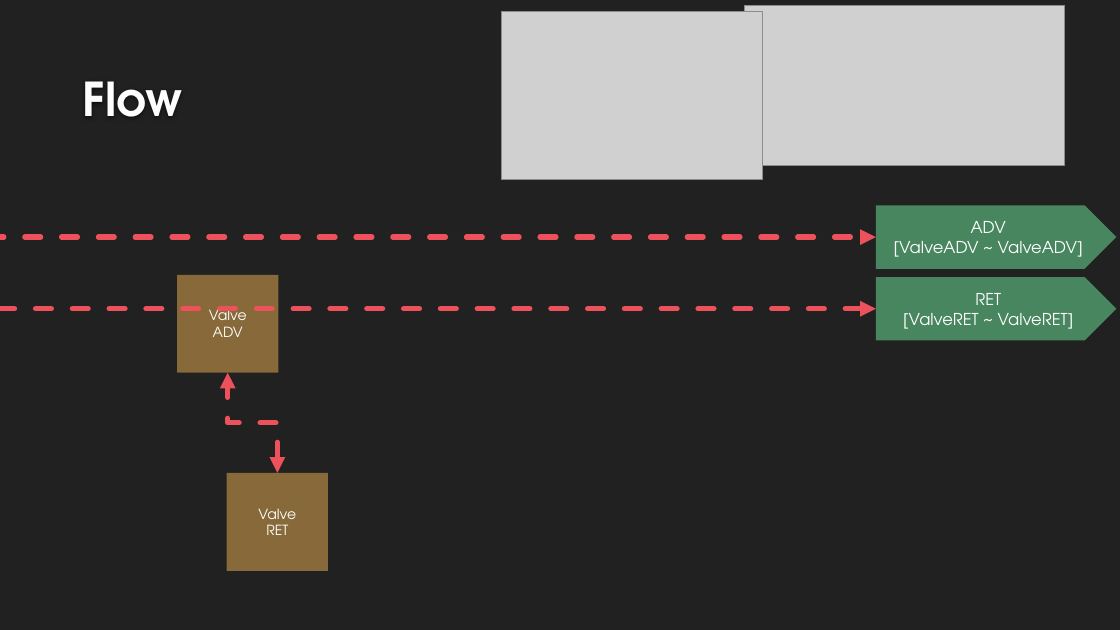
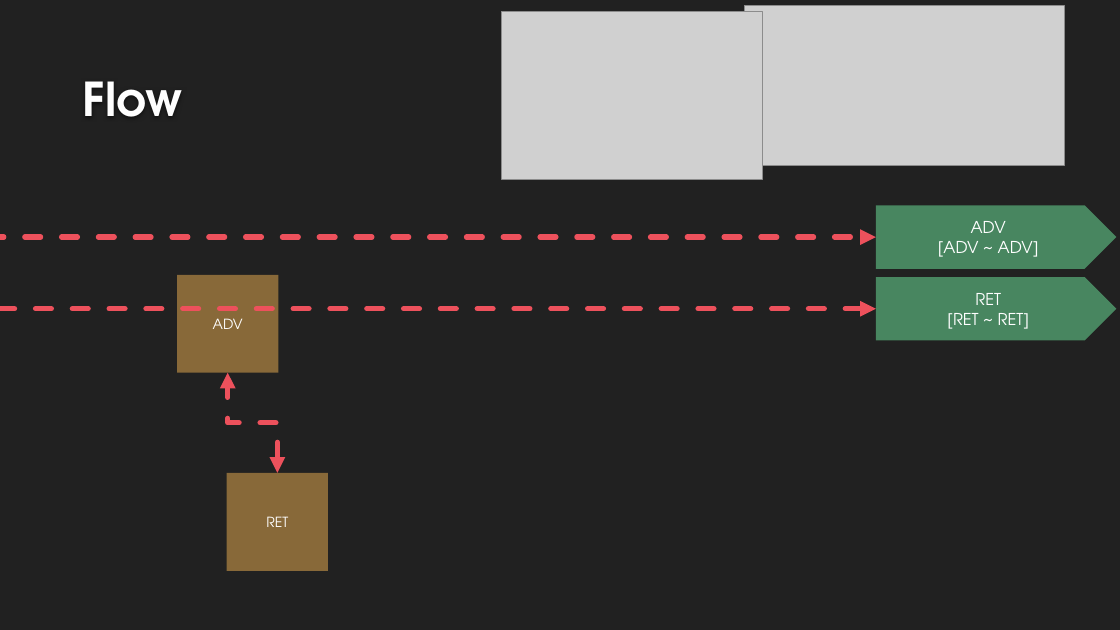
Before and after one commit to DualsoftDev/ds, a slide deck: slide 3 of DsDotNet/src/UnitTest/UnitTest.Model/ImportOfficeExample/Sample/Lib/Cylinder/Double.pptx. Drawn at 1120x630 pixels with LibreOffice and Linux fonts; fonts in the diff are those of the drawing; grey boxes stand for pictures; background and template pictures are left out. Boxes give left, top, right and bottom in pixels: in the first picture for what was removed or moved away, otherwise in the second. Text is boxed around its words. In the diff, an @@ line names an element or a change of style, - is before the commit and + after.

```diff
--- a/DsDotNet/src/UnitTest/UnitTest.Model/ImportOfficeExample/Sample/Lib/Cylinder/Double.pptx
+++ b/DsDotNet/src/UnitTest/UnitTest.Model/ImportOfficeExample/Sample/Lib/Cylinder/Double.pptx
@@ text in pentagon arrow at (938, 241, 1039, 257): text changed @@
-[ValveADV ~ ValveADV]
+[ADV ~ ADV]
@@ text in rectangle at (209, 306, 247, 328): paragraph removed @@
-Valve
@@ text in pentagon arrow at (947, 313, 1029, 329): text changed @@
-[ValveRET ~ ValveRET]
+[RET ~ RET]
@@ text in rectangle at (258, 508, 296, 526): paragraph removed @@
-Valve
```
Also in this commit, not shown: 3 other files.
